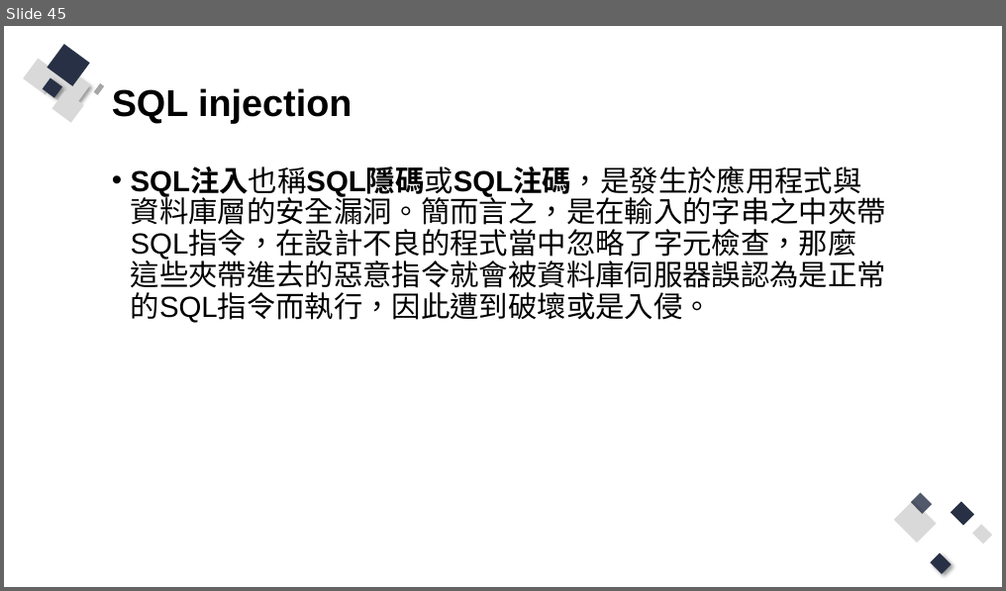
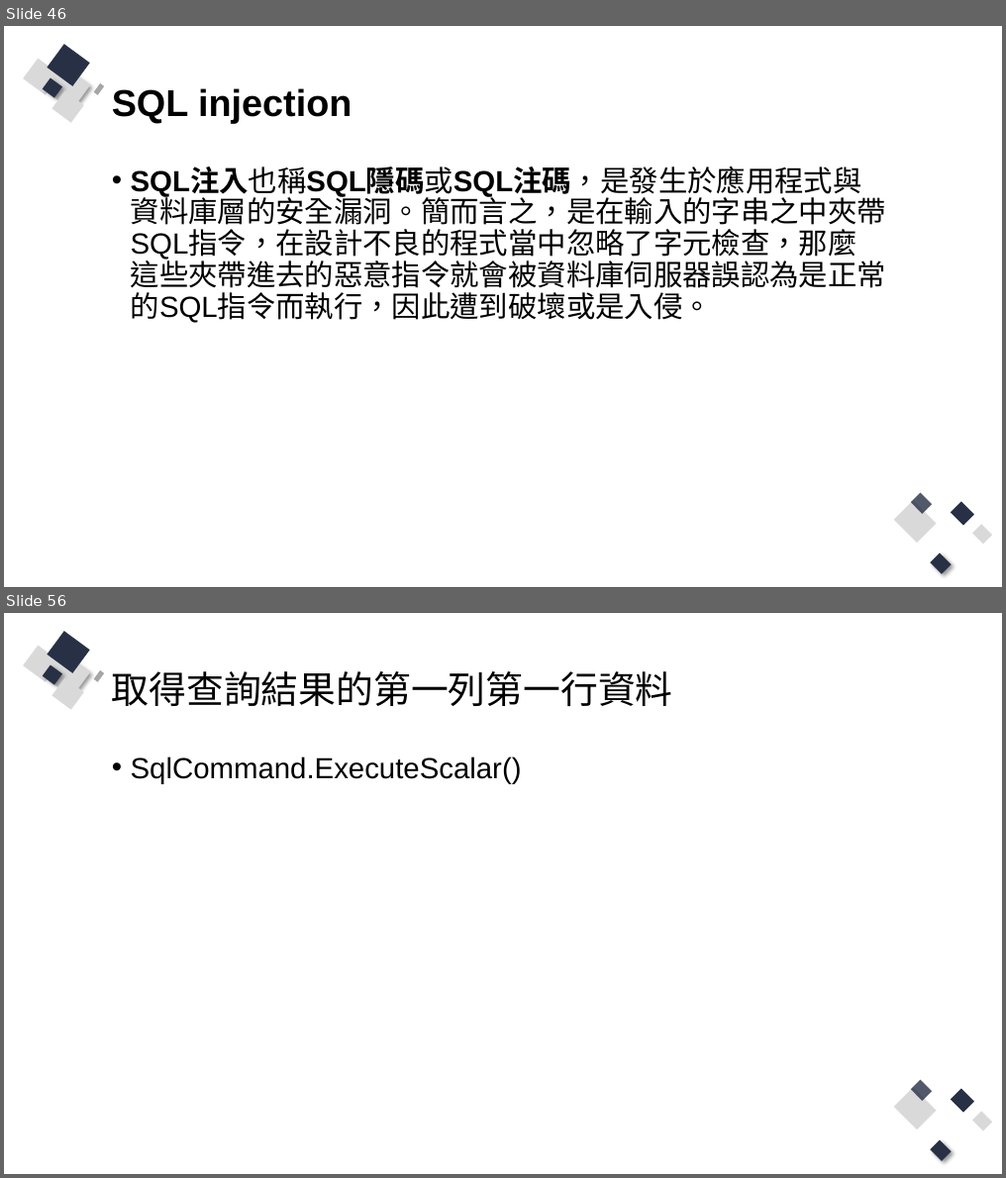
Before and after one commit to Q81JIAXIONG/-, a slide deck: 投影片/3.網站程式與資料庫溝通、互動.pptx. Shown one above the other, each under a label of ours: slide 45 before the commit, slides 46 and 56 after it; the slides between them are not shown. The pictures are 1006x591 and 1006x1178 pixels, drawn with LibreOffice and Linux fonts; fonts in the diff are those of the drawing. Boxes give left, top, right and bottom in pixels: in the first picture for what was removed or moved away, otherwise in the second. Text is boxed around its words. In the diff, an @@ line names an element or a change of style, - is before the commit and + after.

```diff
--- a/投影片/3.網站程式與資料庫溝通、互動.pptx
+++ b/投影片/3.網站程式與資料庫溝通、互動.pptx
@@ slide 56 added at (4,613,1002,1174), background #FFFFFF; not listed: 13 template elements that a slide beside it also shows @@
@@ title added at (112,671,673,706), 36 pt, text #000000 @@
+取得查詢結果的第一列第一行資料
@@ text added at (131,757,522,783), 28 pt, text #000000 @@
+• SqlCommand.ExecuteScalar()
@@ what was slide 45 is now slide 46 @@
```
Also in this commit, not shown: 6 slides changed, 10 other slides added, 7 slides removed, 11 other files.
